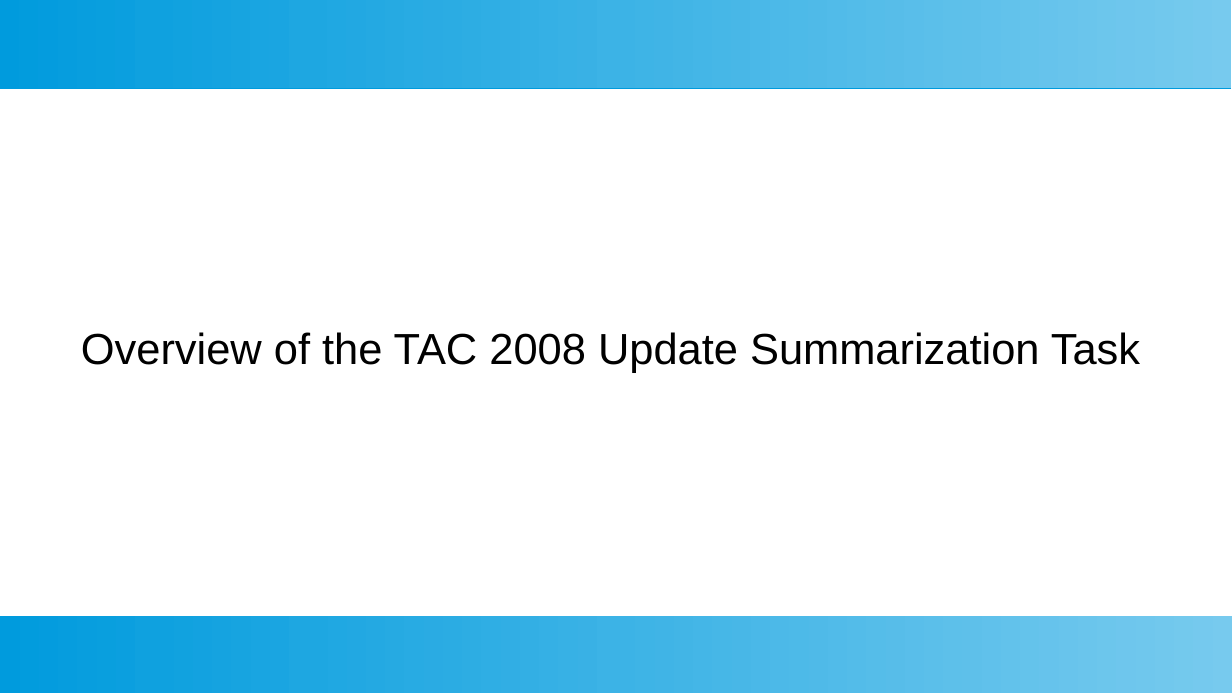
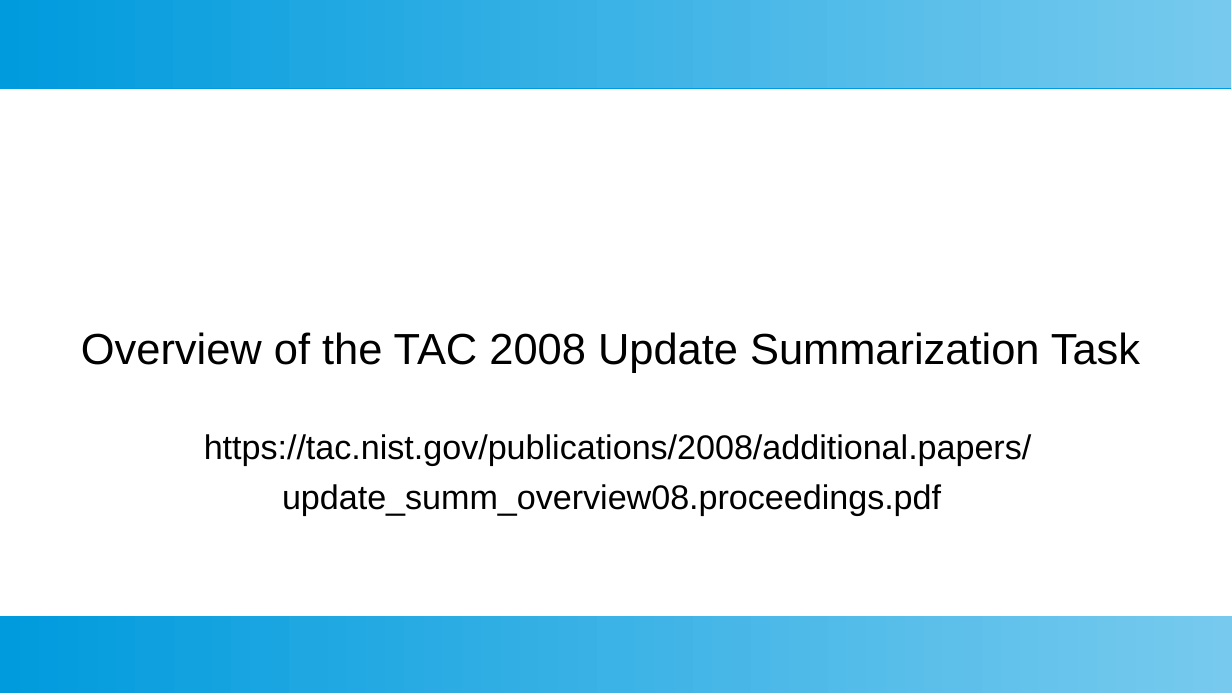
Before and after one commit to fannybachey/stage_2024, a slide deck: slide 19 of presentation/presentation_2.odp. Drawn at 1232x693 pixels with LibreOffice and Linux fonts; fonts in the diff are those of the drawing. Boxes give left, top, right and bottom in pixels: in the first picture for what was removed or moved away, otherwise in the second. Text is boxed around its words. In the diff, an @@ line names an element or a change of style, - is before the commit and + after.

```diff
--- a/presentation/presentation_2.odp
+++ b/presentation/presentation_2.odp
@@ text at <box>204,434,1032,516</box>: paragraph added @@
+https://tac.nist.gov/publications/2008/additional.papers/update_summ_overview08.proceedings.pdf
```
Also in this commit, not shown: 5 other slides changed, 7 slides added.
